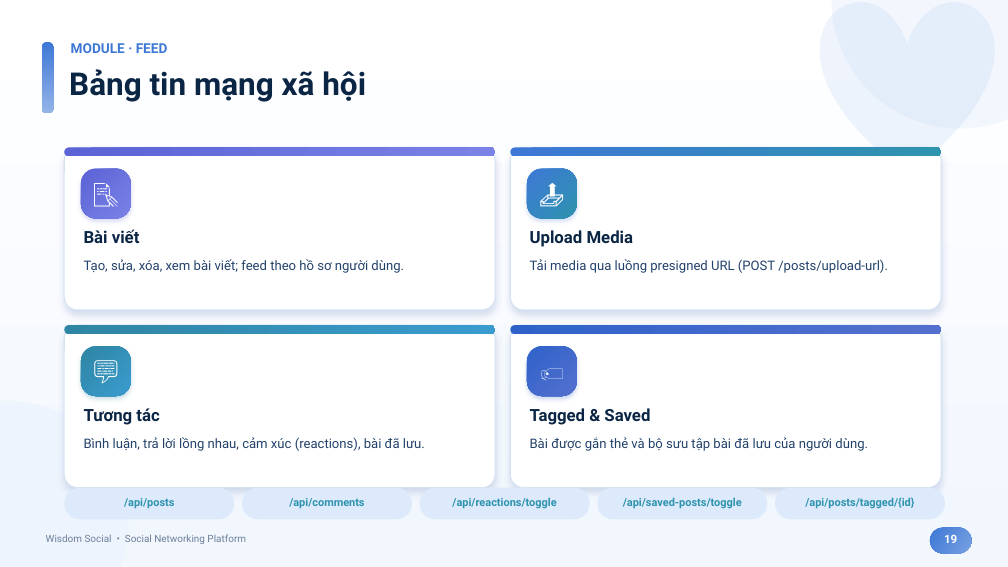
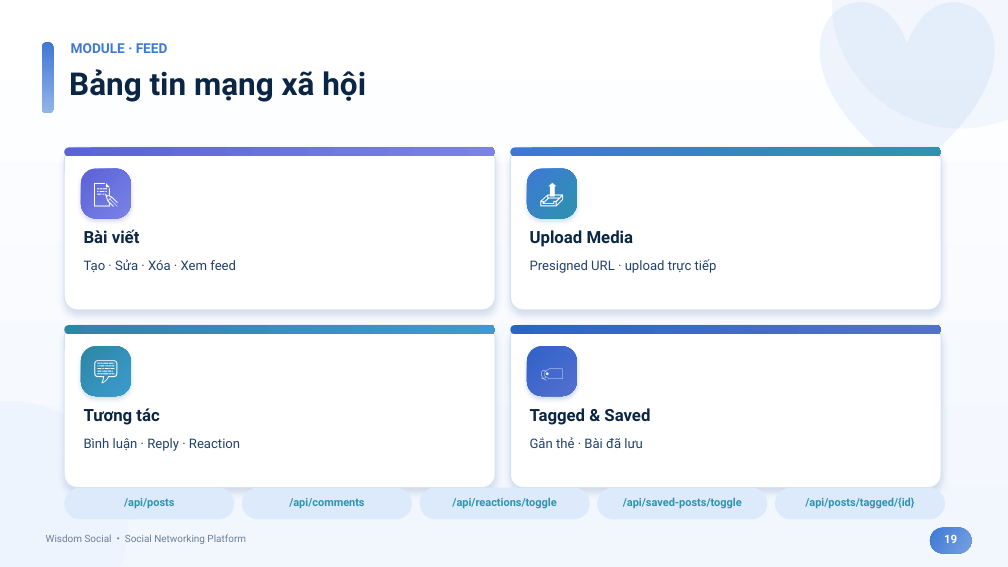
Before and after one commit to HuuThai2910/wisdom-social, a slide deck: slide 19 of Wisdom_Social_Presentation.pptx. Drawn at 1008x567 pixels with LibreOffice and Linux fonts; fonts in the diff are those of the drawing. Boxes give left, top, right and bottom in pixels: in the first picture for what was removed or moved away, otherwise in the second. Text is boxed around its words. In the diff, an @@ line names an element or a change of style, - is before the commit and + after.

```diff
--- a/Wisdom_Social_Presentation.pptx
+++ b/Wisdom_Social_Presentation.pptx
@@ text at (84,259,236,272): text changed @@
-Tạo, sửa, xóa, xem bài viết; feed theo hồ sơ người dùng.
+Tạo · Sửa · Xóa · Xem feed
@@ text at (530,259,717,273): text changed @@
-Tải media qua luồng presigned URL (POST /posts/upload-url).
+Presigned URL · upload trực tiếp
@@ text at (84,438,240,451): text changed @@
-Bình luận, trả lời lồng nhau, cảm xúc (reactions), bài đã lưu.
+Bình luận · Reply · Reaction
@@ text at (530,437,643,448): text changed @@
-Bài được gắn thẻ và bộ sưu tập bài đã lưu của người dùng.
+Gắn thẻ · Bài đã lưu
```
Also in this commit, not shown: 21 other slides changed, 1 other file.
